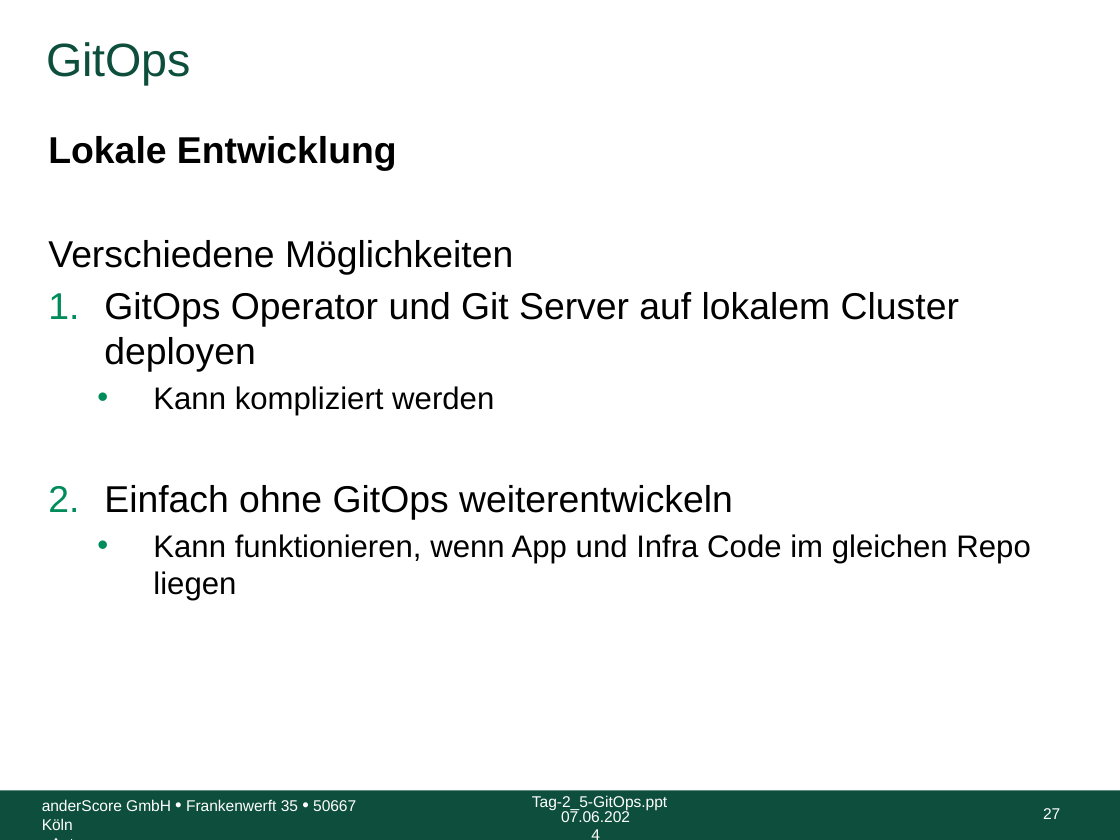
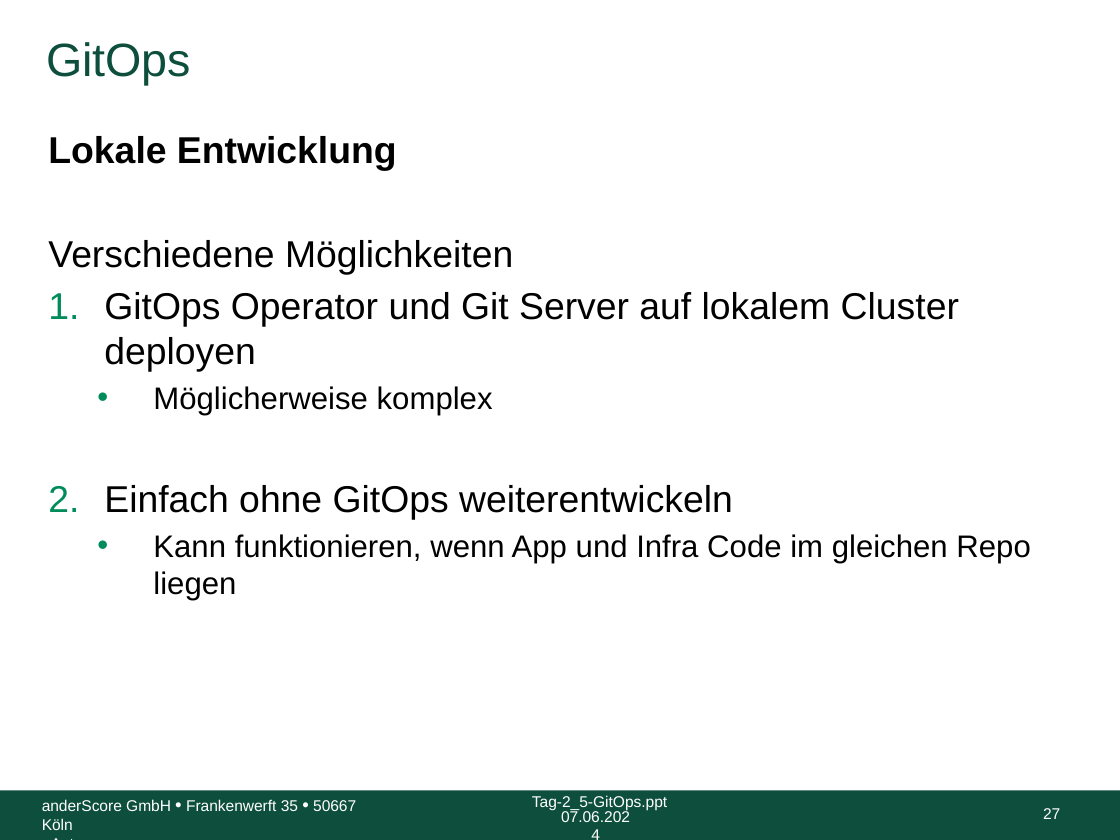
Before and after one commit to anderscore-gmbh/gitlab, a slide deck: slide 27 of slides/Tag-3_1-GitOps.pptx. Drawn at 1120x840 pixels with LibreOffice and Linux fonts; fonts in the diff are those of the drawing; background and template pictures are left out. Boxes give left, top, right and bottom in pixels: in the first picture for what was removed or moved away, otherwise in the second. Text is boxed around its words. In the diff, an @@ line names an element or a change of style, - is before the commit and + after.

Commit message:
Fix typo

```diff
--- a/slides/Tag-3_1-GitOps.pptx
+++ b/slides/Tag-3_1-GitOps.pptx
@@ text at (153, 386, 493, 415): text changed @@
-  • Kann kompliziert werden
+  • Möglicherweise komplex
```
Also in this commit, not shown: 2 other slides changed.
